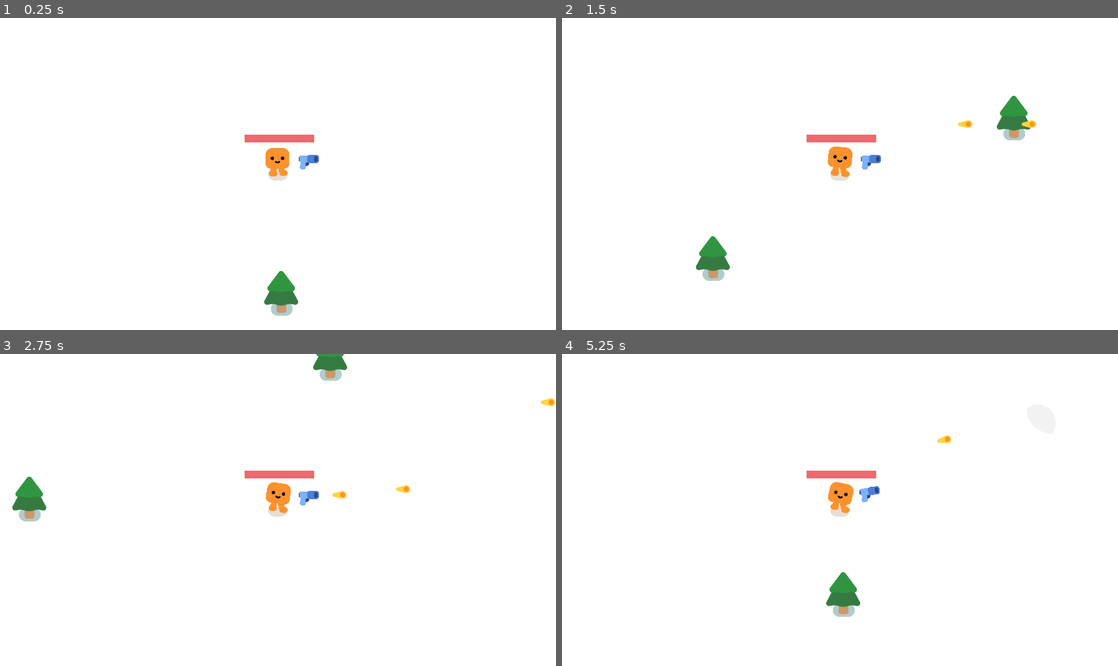
Above: before the commit, frames 1-4 (two rows, left to right).
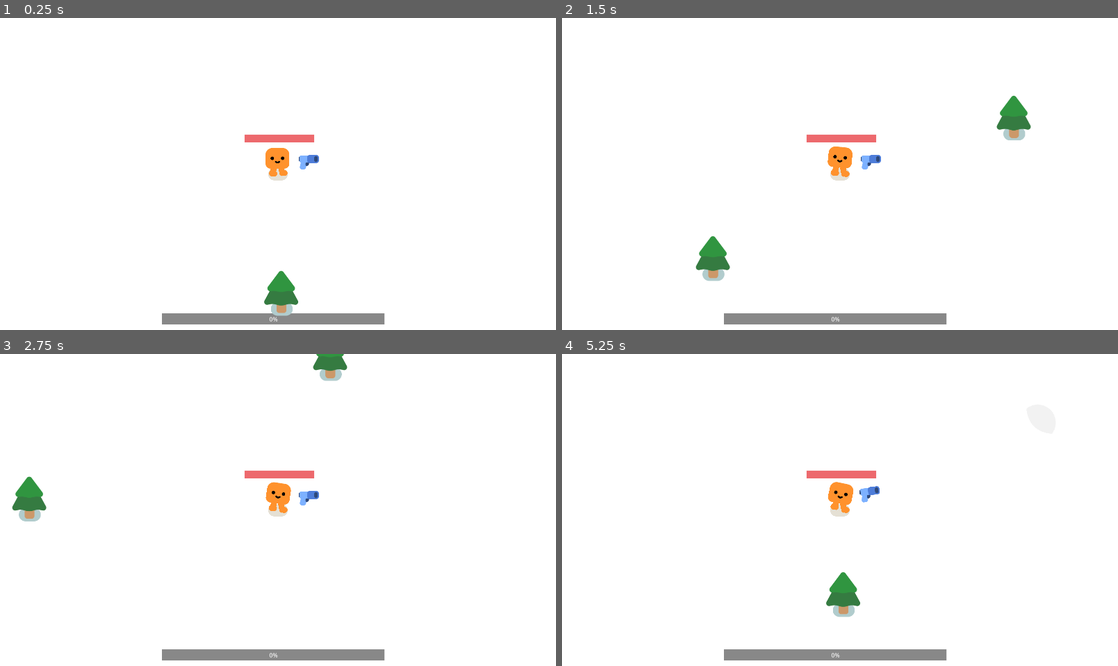
Above: after the commit, the same moments.

Repository: Kuui22/Godot_test
Game: Godot game, scene res://survivors_game.tscn
The game is run twice, just before and just after one commit, with the same random seed, the same clock (stepped at 60 frames per second) and the same inputs.
Inputs:
- Up to frame 1 (0.25 s): no input
- Up to frame 2 (1.5 s): tap Enter at 0.5 s; hold D (move_right) 0.53-1.28 s; hold S (move_down) from 1.28 s (still down)
- Up to frame 3 (2.75 s): release S (move_down) at 2.03 s; hold D (move_right) from 2.03 s (still down)
- Up to frame 4 (5.25 s): release D (move_right) at 2.78 s; hold W (move_up) 2.78-3.53 s; hold A (move_left) 3.53-5.03 s; hold S (move_down) from 5.03 s (still down)

The runs differ from the first frame. In frame 1, 1.4% of the frame differs, in the area x 29-70%, y 94-99%; in frame 2, 1.5%; in frame 3, 1.6%, in the area x 29-100%, y 14-99%; in frame 4, 1.5%.

Commit message:
added connection to created mob signal
insane

Diff:
--- a/2d-project-start/gun.gd
+++ b/2d-project-start/gun.gd
@@ -3,10 +3,10 @@
 @onready var static_position:float = rotation
 var reset_speed:float = 2.0
 
-
+var enemies_in_range
 
 func _physics_process(delta):
-	var enemies_in_range = get_overlapping_bodies()
+	enemies_in_range = get_overlapping_bodies()
 	if enemies_in_range.size() > 0:
 		var target_enemy = enemies_in_range.front()
 		look_at(target_enemy.global_position)
@@ -28,4 +28,5 @@
 
 
 func _on_timer_timeout():
-	shoot()
+	if enemies_in_range.size() > 0:
+		shoot()
--- a/2d-project-start/main.gd
+++ b/2d-project-start/main.gd
@@ -17,8 +17,11 @@
 	var new_mob = mob.instantiate()
 	new_mob.global_position = player.global_position + mob_position
 	add_child(new_mob)
-
+	new_mob.dead.connect(_on_mob_killed)
 
 func _on_player_health_depleted():
 	%GameOver.visible = true
 	get_tree().paused = true
+
+func _on_mob_killed(data):
+	print(data)
--- a/2d-project-start/player.gd
+++ b/2d-project-start/player.gd
@@ -19,7 +19,7 @@
 	var overlapping_mobs = %HurtBox.get_overlapping_bodies()
 	if overlapping_mobs.size() > 0:
 		health -= DAMAGE_RATE * overlapping_mobs.size() * delta
-		%ProgressBar.value = health
+		%HealthBar.value = health
 		if health <= 0.0:
 			health_depleted.emit()
 
--- a/2d-project-start/player.tscn
+++ b/2d-project-start/player.tscn
@@ -39,7 +39,7 @@
 shape = SubResource("CircleShape2D_7wcli")
 debug_color = Color(0.948889, 0.416231, 0.32109, 0.42)
 
-[node name="ProgressBar" type="ProgressBar" parent="."]
+[node name="HealthBar" type="ProgressBar" parent="."]
 unique_name_in_owner = true
 offset_left = -116.0
 offset_top = -137.0
--- a/2d-project-start/slime.gd
+++ b/2d-project-start/slime.gd
@@ -2,6 +2,7 @@
 #@export var slime:Node2D
 var health:int = 3
 
+signal dead(data:String)
 
 @onready var player = get_node("/root/Game/Player")
 @onready var Slime = %Slime
@@ -27,6 +28,7 @@
 	health -= 1
 	Slime.play_hurt()
 	if health <= 0:
+		dead.emit("Im dead")
 		queue_free()
 		const SMOKE_SCENE = preload("res://smoke_explosion/smoke_explosion.tscn")
 		var smoke = SMOKE_SCENE.instantiate()
--- a/2d-project-start/survivors_game.tscn
+++ b/2d-project-start/survivors_game.tscn
@@ -1,8 +1,14 @@
-[gd_scene load_steps=4 format=3 uid="uid://c6wy1u7j3oegw"]
+[gd_scene load_steps=6 format=3 uid="uid://c6wy1u7j3oegw"]
 
 [ext_resource type="Script" path="res://main.gd" id="1_80vvg"]
 [ext_resource type="PackedScene" uid="uid://ccqvp7v3wrfu6" path="res://player.tscn" id="1_ts5ya"]
 [ext_resource type="PackedScene" uid="uid://rbs34u57e1hy" path="res://pine_tree.tscn" id="2_c4jlw"]
+
+[sub_resource type="StyleBoxFlat" id="StyleBoxFlat_x62bu"]
+bg_color = Color(0.290196, 0.290196, 0.290196, 0.658824)
+
+[sub_resource type="StyleBoxFlat" id="StyleBoxFlat_a85np"]
+bg_color = Color(0.775174, 0.545776, 0.308459, 1)
 
 [node name="Game" type="Node2D"]
 y_sort_enabled = true
@@ -14,6 +20,16 @@
 [node name="ColorRect" type="ColorRect" parent="CanvasLayer"]
 offset_right = 1920.0
 offset_bottom = 1080.0
+
+[node name="ExpBar" type="ProgressBar" parent="CanvasLayer"]
+unique_name_in_owner = true
+offset_left = 560.0
+offset_top = 1020.0
+offset_right = 1160.0
+offset_bottom = 1050.0
+scale = Vector2(1.28, 1.28)
+theme_override_styles/background = SubResource("StyleBoxFlat_x62bu")
+theme_override_styles/fill = SubResource("StyleBoxFlat_a85np")
 
 [node name="Player" parent="." instance=ExtResource("1_ts5ya")]
 unique_name_in_owner = true
Not shown, changed: .gitignore
